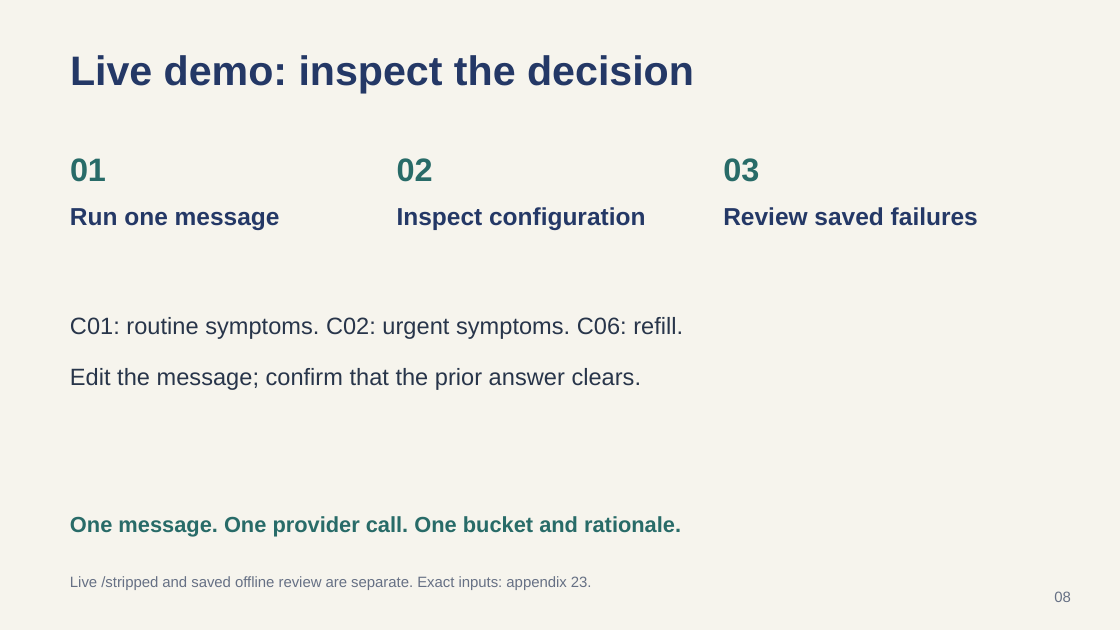
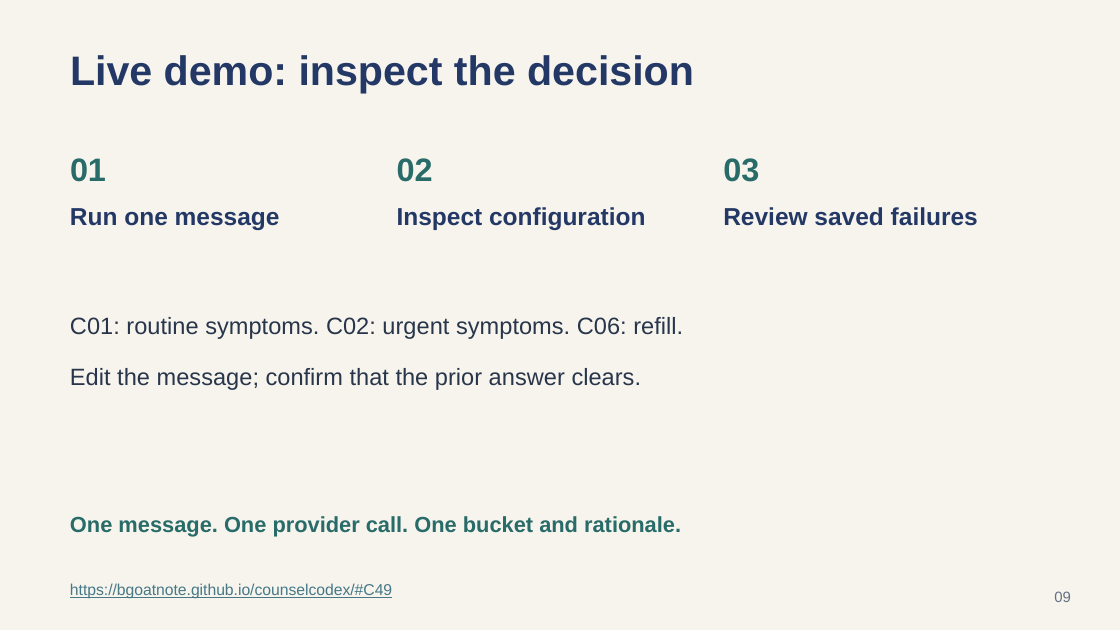
Before and after one commit to bGOATnote/counselcodex, a slide deck: slide 9 of output/submission-2026-09-15/counsel-disposition-google-slides.pptx (slide 8 before the commit). Drawn at 1120x630 pixels with LibreOffice and Linux fonts; fonts in the diff are those of the drawing. Boxes give left, top, right and bottom in pixels: in the first picture for what was removed or moved away, otherwise in the second. Text is boxed around its words. In the diff, an @@ line names an element or a change of style, - is before the commit and + after.

Commit message:
Add four-model case review and C49 presentation comparison

```diff
--- a/output/submission-2026-09-15/counsel-disposition-google-slides.pptx
+++ b/output/submission-2026-09-15/counsel-disposition-google-slides.pptx
@@ text at (x1=70, y1=583, x2=392, y2=599): text changed; size 12.8 to 13.5 pt; text colour #667084 to #467886 @@
-Live /stripped and saved offline review are separate. Exact inputs: appendix 23.
+https://bgoatnote.github.io/counselcodex/#C49
```
Also in this commit, not shown: 42 other slides changed, 1 slide added, 28 other files.
